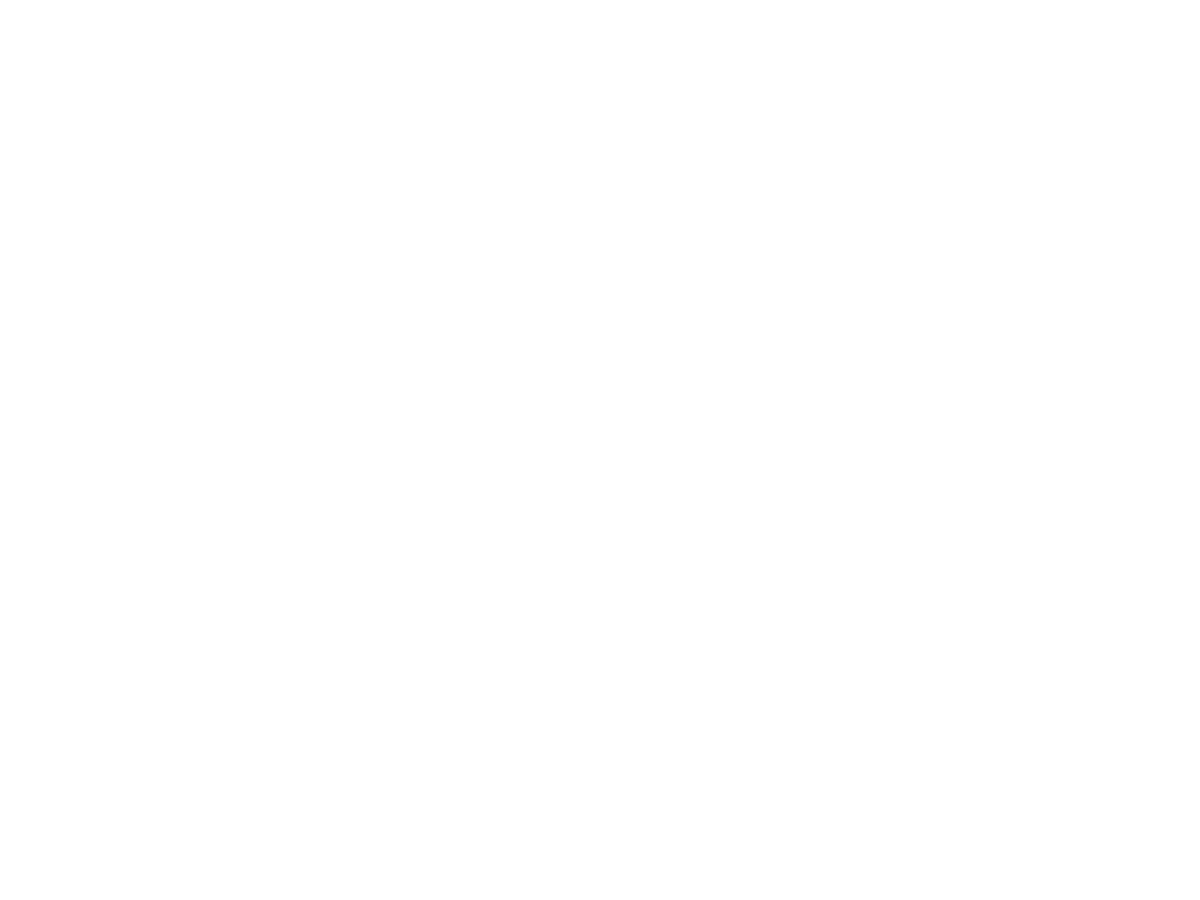
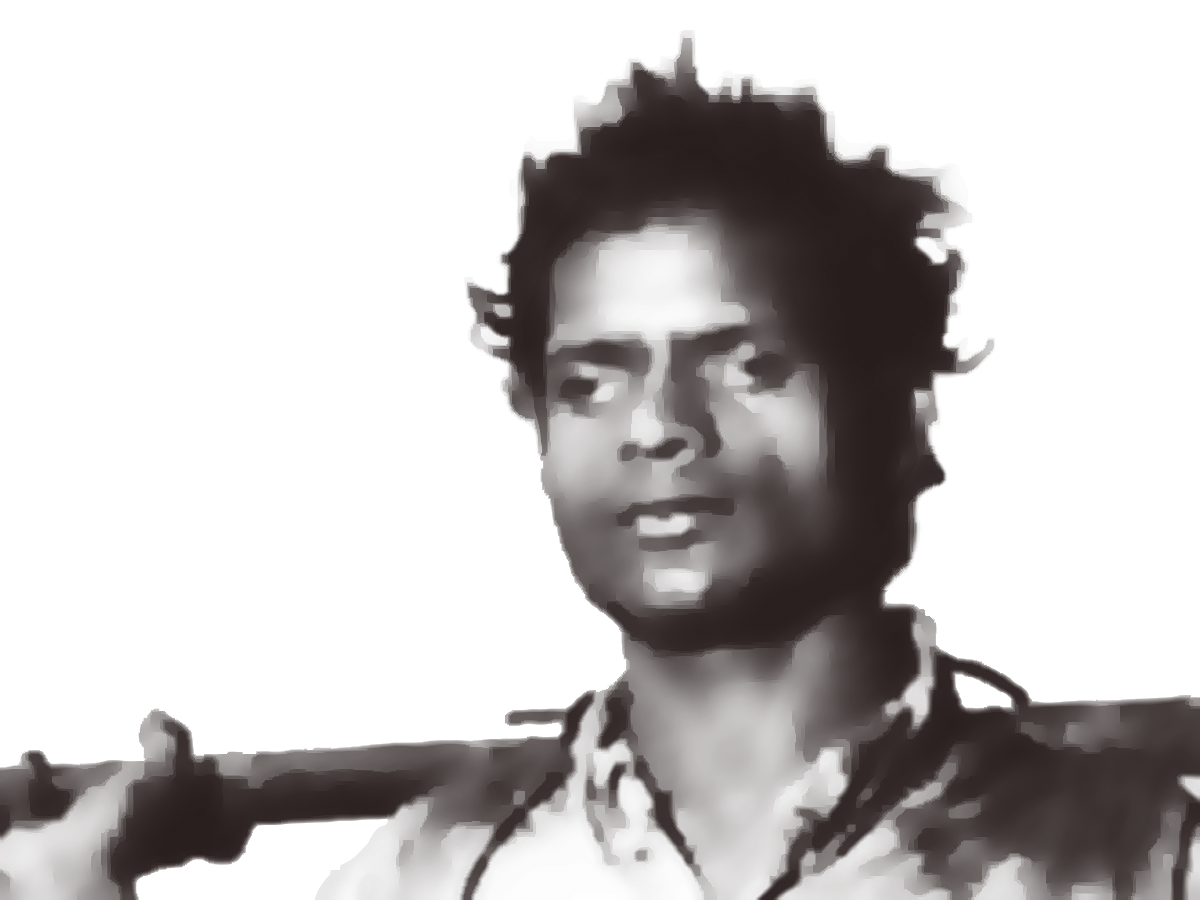
Revision of a layered 1200x900 image; what changed, layer by layer:
painted on "image_color" over (x1=0, y1=30, x2=1200, y2=900)
painted on "image_back" over (x1=0, y1=30, x2=1200, y2=900)
